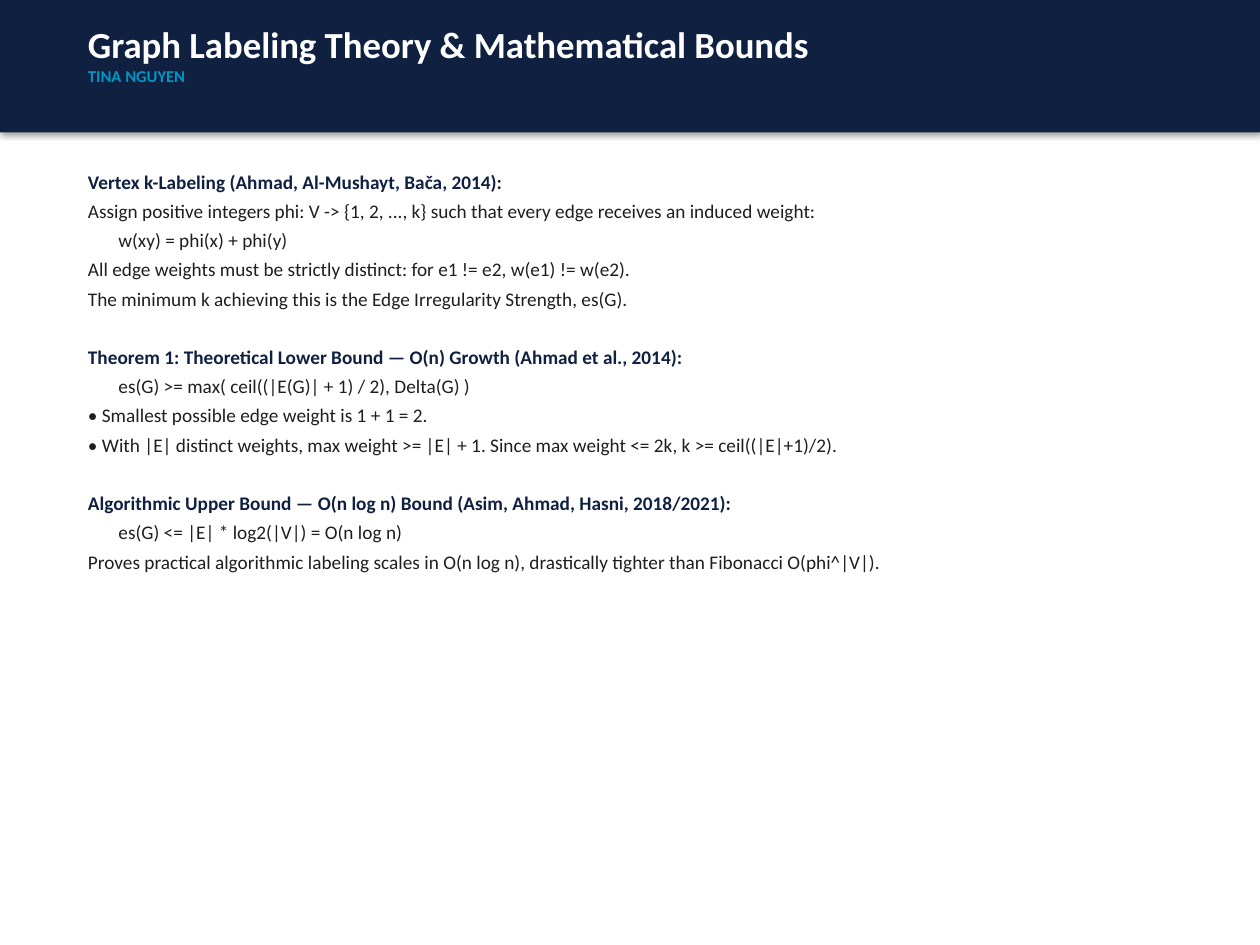
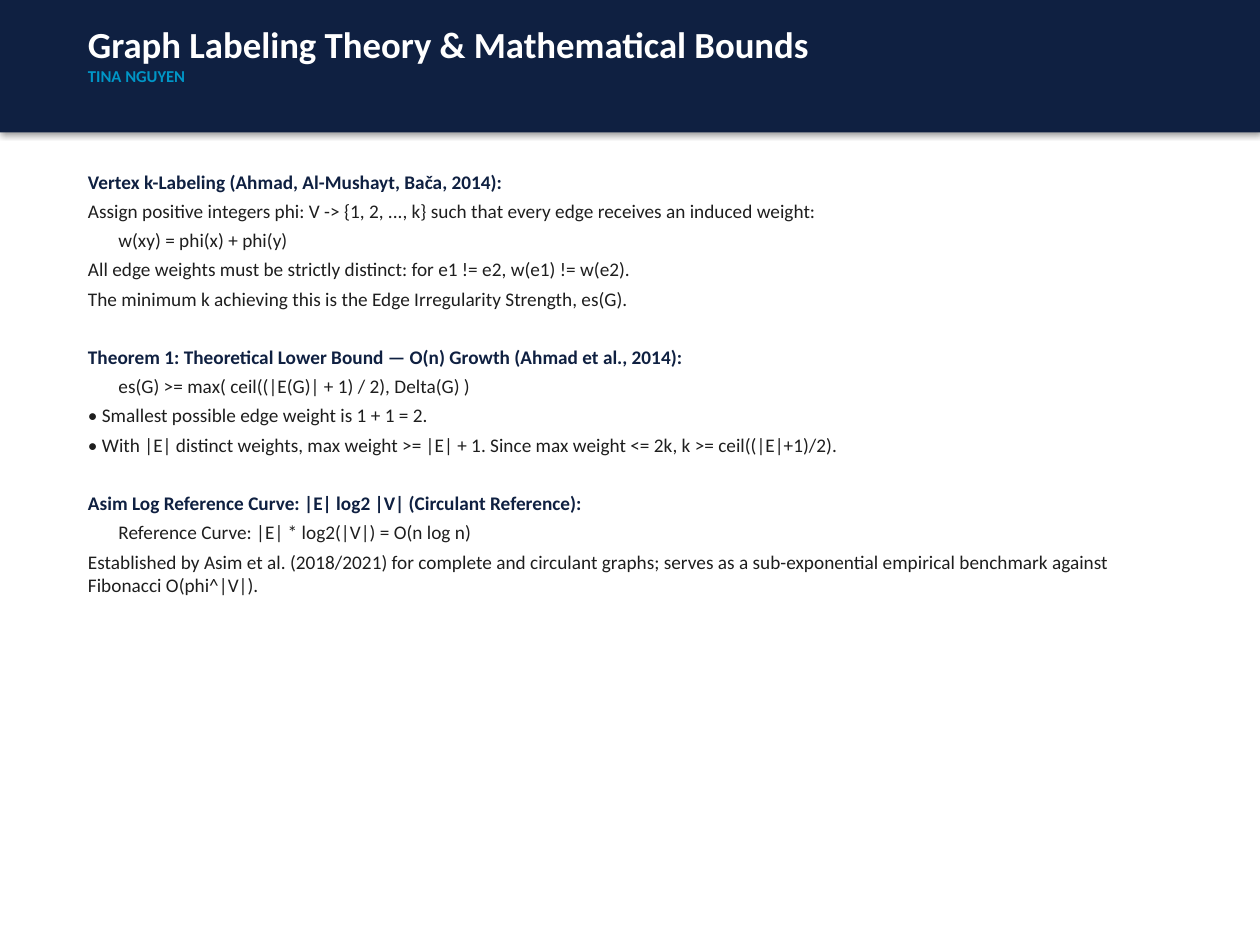
Before and after one commit to tinana2k/CS-5592---Dsng-and-Anal-Algorithms, a slide deck: slide 3 of Assignment 2/presentation/Assignment2_Presentation_Tina_and_Haoran.pptx. Drawn at 1260x945 pixels with LibreOffice and Linux fonts; fonts in the diff are those of the drawing. Boxes give left, top, right and bottom in pixels: in the first picture for what was removed or moved away, otherwise in the second. Text is boxed around its words. In the diff, an @@ line names an element or a change of style, - is before the commit and + after.

```diff
--- a/Assignment 2/presentation/Assignment2_Presentation_Tina_and_Haoran.pptx
+++ b/Assignment 2/presentation/Assignment2_Presentation_Tina_and_Haoran.pptx
@@ text at bbox=[88, 496, 1108, 595]: text changed @@
-Algorithmic Upper Bound — O(n log n) Bound (Asim, Ahmad, Hasni, 2018/2021):
-es(G) <= |E| * log2(|V|) = O(n log n)
-Proves practical algorithmic labeling scales in O(n log n), drastically tighter than Fibonacci O(phi^|V|).
+Asim Log Reference Curve: |E| log2 |V| (Circulant Reference):
+Reference Curve: |E| * log2(|V|) = O(n log n)
+Established by Asim et al. (2018/2021) for complete and circulant graphs; serves as a sub-exponential empirical benchmark against Fibonacci O(phi^|V|).
```
Also in this commit, not shown: 12 other slides changed, 21 other files.
